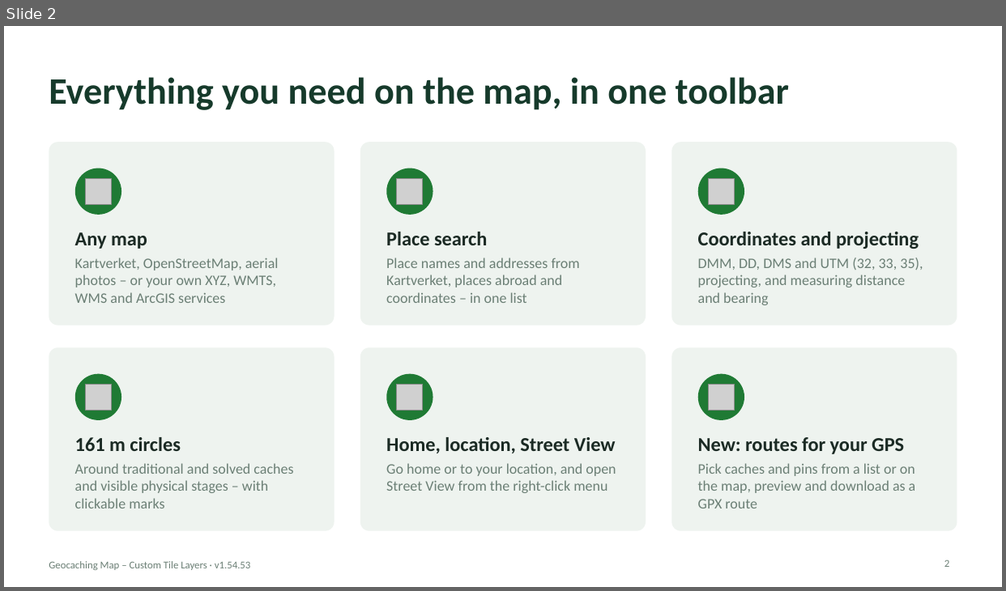
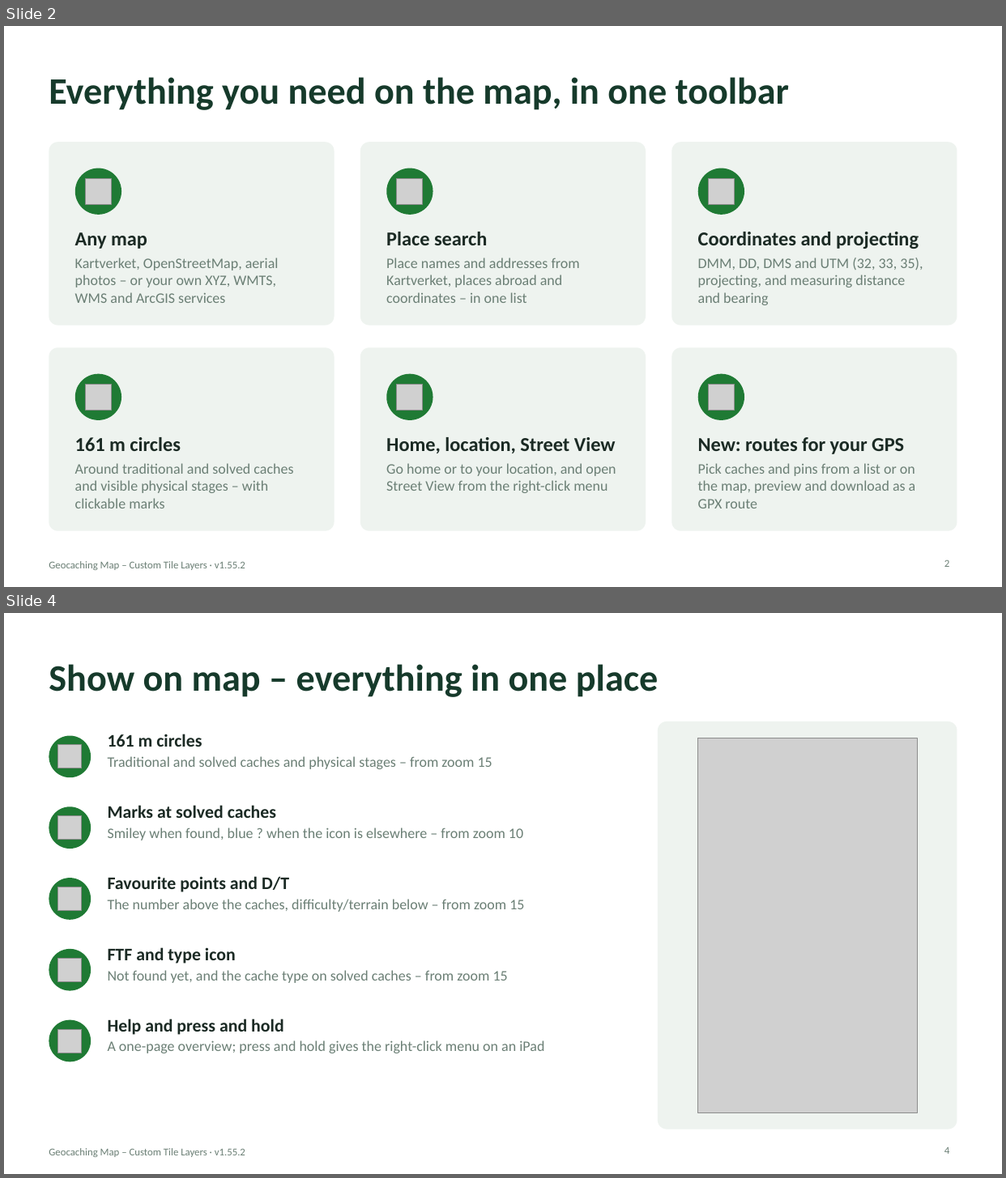
Before and after one commit to knutos/custom-tiles, a slide deck: docs/Geocaching-Map-Custom-Tile-Layers-Presentation.pptx. Shown one above the other, each under a label of ours: slide 2 before the commit, slides 2 and 4 after it; the slides between them are not shown. The pictures are 1006x591 and 1006x1178 pixels, drawn with LibreOffice and Linux fonts; fonts in the diff are those of the drawing; grey boxes stand for pictures. Boxes give left, top, right and bottom in pixels: in the first picture for what was removed or moved away, otherwise in the second. Text is boxed around its words. In the diff, an @@ line names an element or a change of style, - is before the commit and + after.

Commit message:
1.55.2 – A tidier interface: the toolbar in groups; Show on map – one draggable panel for 161 m circles, marks, favourite points, D/T, FTF and type icons, with the zoom each shows from; Settings in sections; Help; press and hold on touch screens opens the right-click menu; measuring snaps to geocaches; guides and presentations updated

```diff
--- a/docs/Geocaching-Map-Custom-Tile-Layers-Presentation.pptx
+++ b/docs/Geocaching-Map-Custom-Tile-Layers-Presentation.pptx
@@ slide 4 added at box(4, 613, 1002, 1174), background #FFFFFF; not listed: 1 template element that a slide beside it also shows @@
@@ title added at box(49, 664, 658, 697), 36 pt, text #163A2B, bold @@
+Show on map – everything in one place
@@ text added at box(108, 734, 492, 769), 14 pt, text #6B7F75 @@
+161 m circles
+Traditional and solved caches and physical stages – from zoom 15
@@ rounded rectangle added at box(658, 722, 957, 1130), fill #EEF3EF @@
@@ ellipse added at box(49, 736, 91, 777), fill #1F7A34 @@
@@ picture added at box(58, 745, 81, 768) @@
@@ picture added at box(698, 738, 918, 1113) @@
@@ ellipse added at box(49, 807, 91, 849), fill #1F7A34 @@
@@ text added at box(108, 805, 523, 841), 14 pt, text #6B7F75 @@
+Marks at solved caches
+Smiley when found, blue ? when the icon is elsewhere – from zoom 10
@@ picture added at box(58, 815, 81, 839) @@
@@ ellipse added at box(49, 878, 91, 920), fill #1F7A34 @@
@@ text added at box(108, 876, 524, 912), 14 pt, text #6B7F75 @@
+Favourite points and D/T
+The number above the caches, difficulty/terrain below – from zoom 15
@@ picture added at box(58, 887, 81, 910) @@
@@ ellipse added at box(49, 949, 91, 991), fill #1F7A34 @@
@@ text added at box(108, 948, 508, 983), 14 pt, text #6B7F75 @@
+FTF and type icon
+Not found yet, and the cache type on solved caches – from zoom 15
@@ picture added at box(58, 958, 81, 982) @@
@@ ellipse added at box(49, 1020, 91, 1063), fill #1F7A34 @@
@@ text added at box(108, 1019, 544, 1054), 14 pt, text #6B7F75 @@
+Help and press and hold
+A one-page overview; press and hold gives the right-click menu on an iPad
@@ picture added at box(58, 1029, 81, 1053) @@
@@ page number added at box(944, 1148, 949, 1154), 10 pt, text #6B7F75 @@
+4
@@ slide 2 changed as well @@
@@ text at box(49, 561, 245, 570): text changed @@
-Geocaching Map – Custom Tile Layers · v1.54.53
+Geocaching Map – Custom Tile Layers · v1.55.2
```
Also in this commit, not shown: 15 other slides changed, 9 other files.
